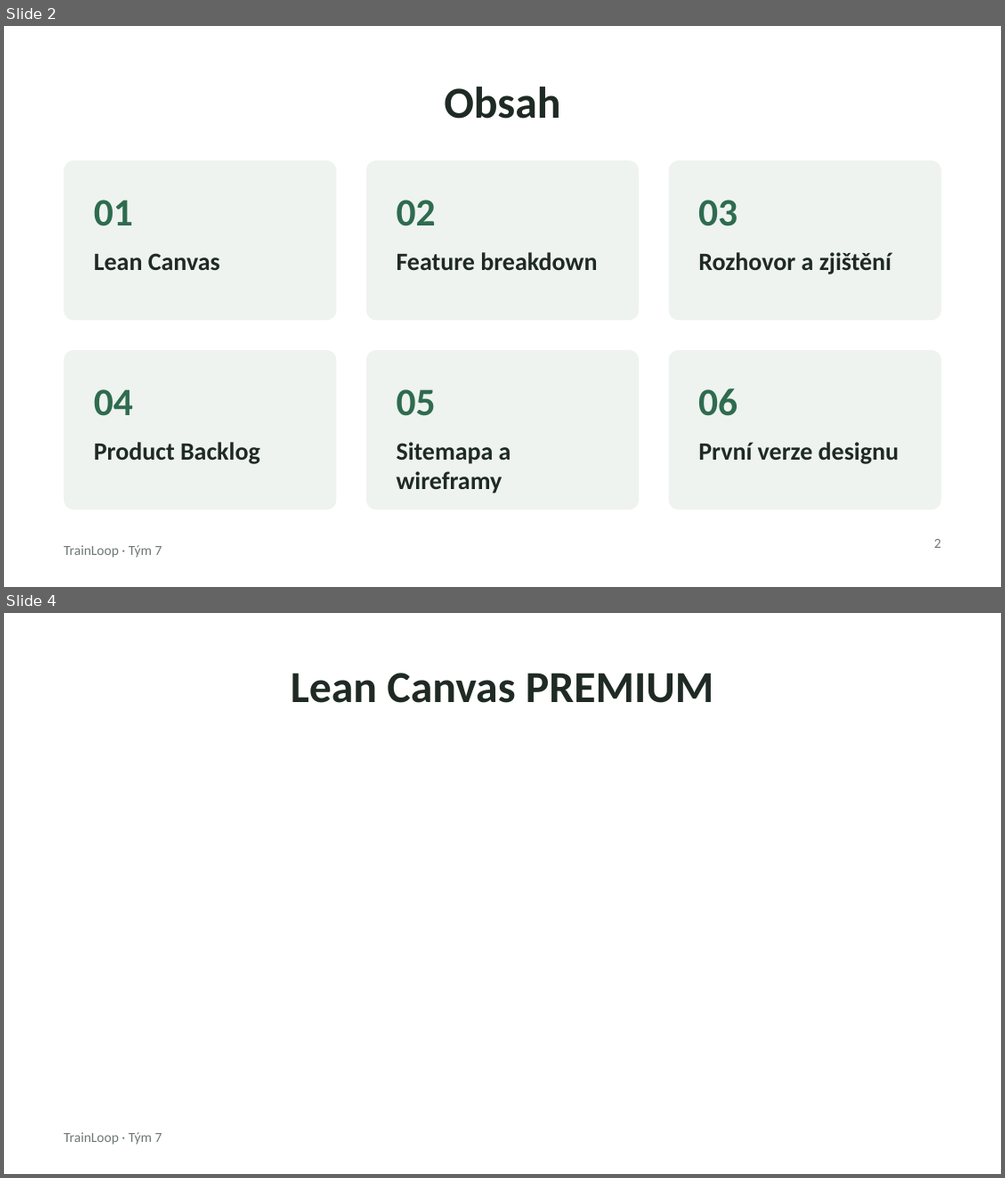
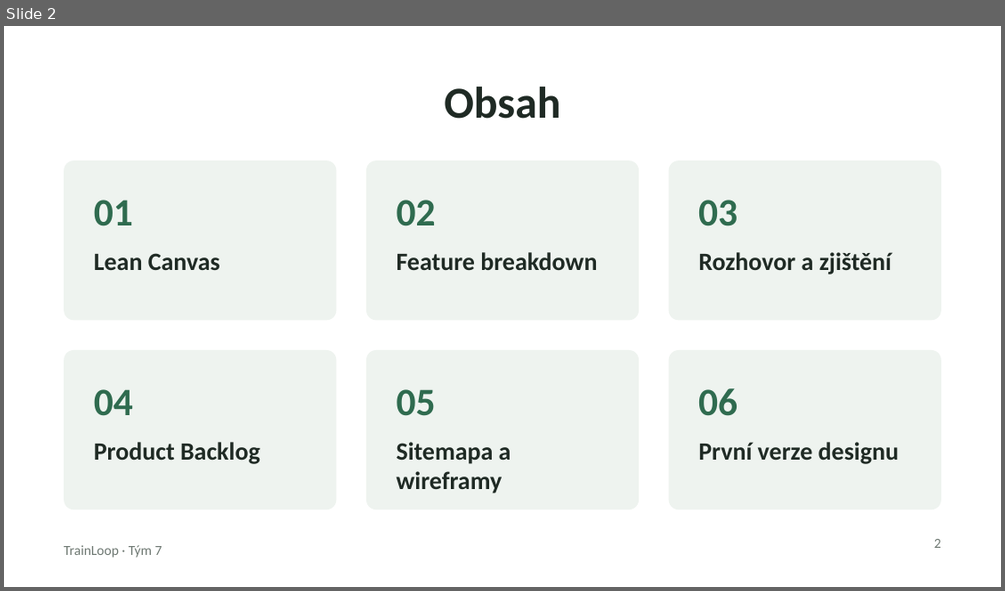
Before and after one commit to applifting-vsecourse/team-7, a slide deck: Docs/TrainLoop_prezentace.pptx. Shown one above the other, each under a label of ours: slides 2 and 4 before the commit, slide 2 after it; the slides between them are not shown. The pictures are 1005x1178 and 1005x591 pixels, drawn with LibreOffice and Linux fonts; fonts in the diff are those of the drawing. Boxes give left, top, right and bottom in pixels: in the first picture for what was removed or moved away, otherwise in the second. Text is boxed around its words. In the diff, an @@ line names an element or a change of style, - is before the commit and + after.

Commit message:
Upravena prezentace o pdf verze Lean canvasu

```diff
--- a/Docs/TrainLoop_prezentace.pptx
+++ b/Docs/TrainLoop_prezentace.pptx
@@ slide 4 removed at (4,613,1001,1174), background #FFFFFF; not listed: 1 template element that a slide beside it also shows @@
@@ title removed at (291,673,713,703) @@
-Lean Canvas PREMIUM
```
Also in this commit, not shown: 3 slides added, 1 other slide removed.
